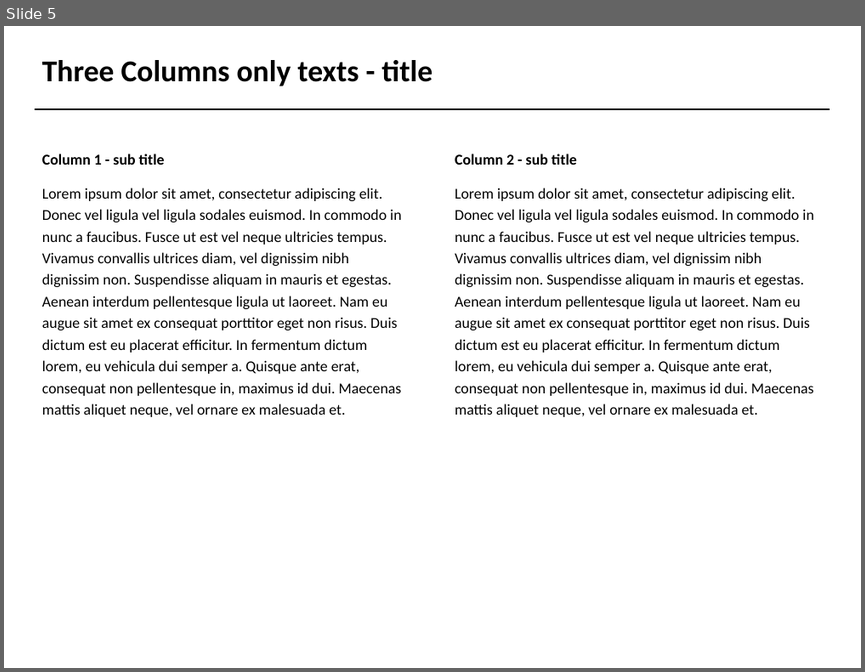
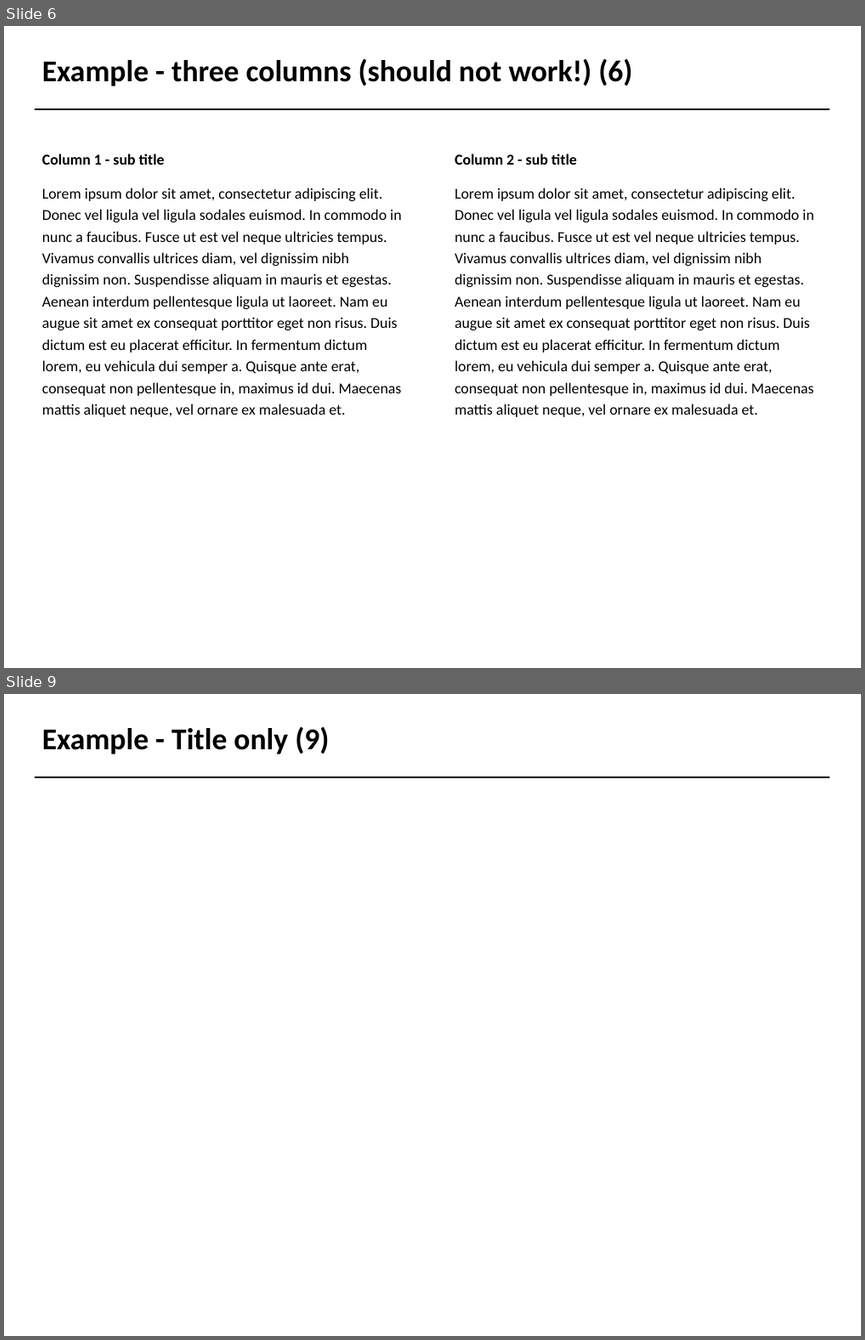
Before and after one commit to vcu-ssg/ssg-vcu-bofa-sandbox, a slide deck: study1.pptx. Shown one above the other, each under a label of ours: slide 5 before the commit, slides 6 and 9 after it; the slides between them are not shown. The pictures are 865x672 and 865x1340 pixels, drawn with LibreOffice and Linux fonts; fonts in the diff are those of the drawing; background and template pictures are left out. Boxes give left, top, right and bottom in pixels: in the first picture for what was removed or moved away, otherwise in the second. Text is boxed around its words. In the diff, an @@ line names an element or a change of style, - is before the commit and + after.

```diff
--- a/study1.pptx
+++ b/study1.pptx
@@ slide 9 added at bbox=[4, 694, 861, 1336], background #FFFFFF; not listed: 1 template element that a slide beside it also shows @@
@@ title added at bbox=[42, 726, 329, 754], 28 pt, text #000000, bold @@
+Example - Title only (9)
@@ what was slide 5 is now slide 6 @@
@@ slide 6 changed as well @@
@@ title at bbox=[42, 58, 632, 86]: text changed @@
-Three Columns only texts - title
+Example - three columns (should not work!) (6)
```
Also in this commit, not shown: 5 other slides changed, 3 other slides added, 1 other file.
